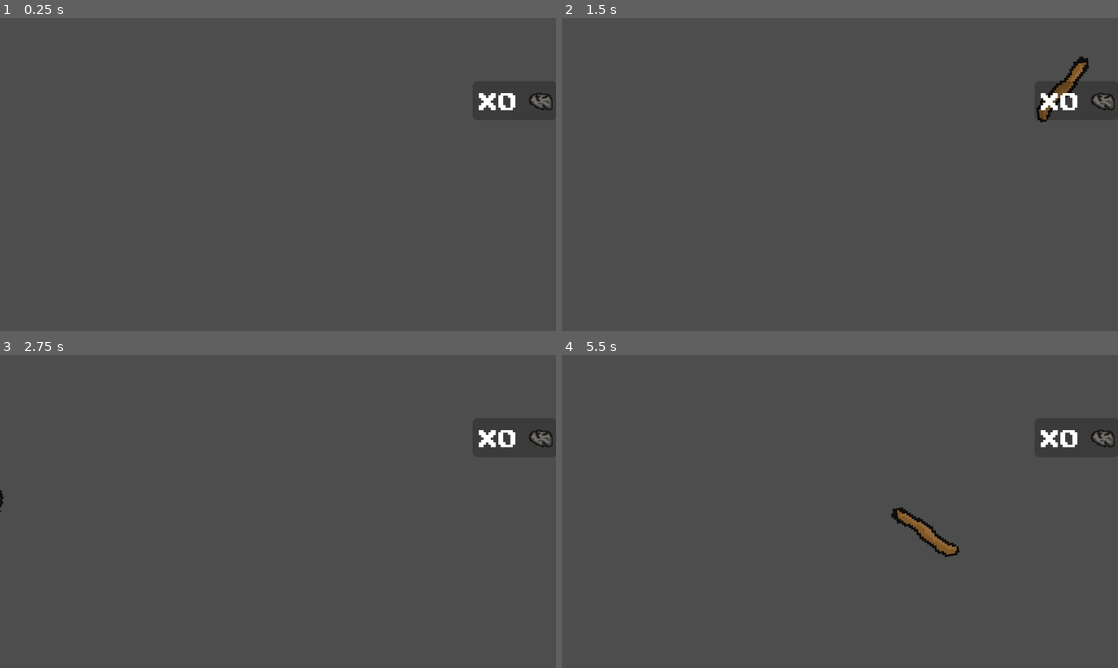
Above: before the commit, frames 1-4 (two rows, left to right).
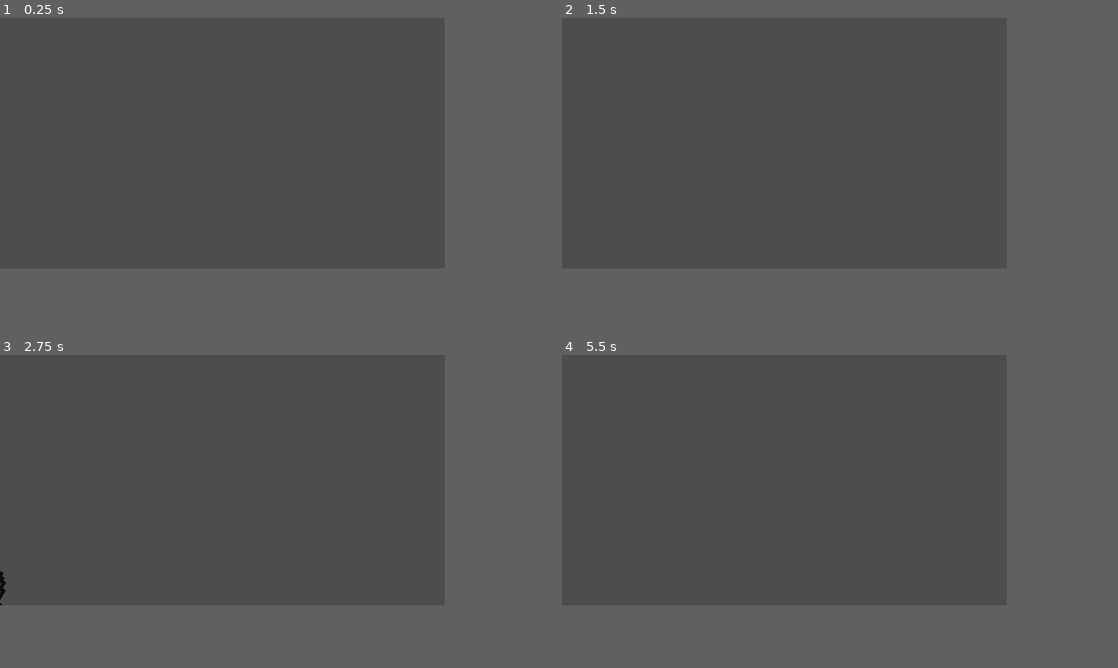
Above: after the commit, the same moments.

Repository: age-of-asparagus/click
Game: Godot game, scene res://sticks_and_stones.tscn
Two runs of this game, one before a commit and one after it. Both use one fixed random seed, a clock stepped at 60 frames per second and the inputs below.
Inputs (mouse positions are in pixels of both pictures, inside the frame that each line leads up to):
- Up to frame 1 (0.25 s): no input
- Up to frame 2 (1.5 s): tap Enter at 0.5 s; move the mouse to (962, 158) at 0.52 s; press the mouse at (962, 158) at 0.53 s; release the mouse at (962, 158) at 1.25 s; click (1062, 89) at 1.27 s
- Up to frame 3 (2.75 s): click (500, 426) at 2.02 s
- Up to frame 4 (5.5 s): move the mouse to (728, 527) at 2.77 s; click (728, 527) at 2.85 s; move the mouse to (895, 442) at 3.52 s; press the mouse at (895, 442) at 3.53 s; tap Space at 4.25 s; move the mouse to (812, 574) at 4.27 s; release the mouse at (812, 574) at 4.28 s; click (812, 574) at 4.35 s; tap Enter at 5 s; move the mouse to (1006, 558) at 5.02 s; press the mouse at (1006, 558) at 5.03 s
The window is 800x450 before the commit and 640x360 after it. Grey fills any space a smaller window leaves; there, only what the larger window draws over its background counts as a difference.

The runs differ from the first frame. In frame 1, 0.4% of the frame differs, in the area x 86-100%, y 23-30%; in frame 2, 0.9%; in frame 3, 0.4%; in frame 4, 1.0%, in the area x 59-100%, y 23-65%.

Commit message:
Screen ratio change to 640:360

Diff:
--- a/Overworld.tscn
+++ b/Overworld.tscn
@@ -23,8 +23,7 @@
 texture_filter = 1
 
 [node name="Character" type="CharacterBody2D" parent="."]
-position = Vector2(452, 352)
-scale = Vector2(2, 2)
+position = Vector2(291, 225)
 collision_mask = 2
 script = ExtResource("2_x20wl")
 
@@ -45,8 +44,7 @@
 shape = SubResource("CircleShape2D_jq2qw")
 
 [node name="BerryBush" type="Sprite2D" parent="."]
-position = Vector2(604, 292)
-scale = Vector2(2, 2)
+position = Vector2(94.5, 165)
 texture = ExtResource("4_3c70p")
 region_enabled = true
 region_rect = Rect2(0, 21.8917, 47.5, 42.1607)
@@ -62,8 +60,7 @@
 shape = SubResource("CircleShape2D_s10l6")
 
 [node name="Tree_1" type="Sprite2D" parent="."]
-position = Vector2(785, 214)
-scale = Vector2(2, 2)
+position = Vector2(275.5, 87)
 texture = SubResource("CompressedTexture2D_2es55")
 metadata/_edit_group_ = true
 
@@ -78,8 +75,7 @@
 shape = SubResource("CircleShape2D_s10l6")
 
 [node name="Tree_2" type="Sprite2D" parent="."]
-position = Vector2(523, 198)
-scale = Vector2(2, 2)
+position = Vector2(140, 47)
 texture = ExtResource("4_emnnw")
 
 [node name="StaticBody2D" type="StaticBody2D" parent="Tree_2"]
@@ -95,6 +91,6 @@
 [node name="Target" parent="." instance=ExtResource("4_s71j7")]
 
 [node name="ClickerObject" parent="." instance=ExtResource("5_a3yow")]
-position = Vector2(1005, 507)
+position = Vector2(335, 150)
 
 [connection signal="area_shape_entered" from="Character/ClickerDetector" to="Character" method="_on_clicker_detector_area_shape_entered"]
--- a/project.godot
+++ b/project.godot
@@ -22,8 +22,8 @@
 
 [display]
 
-window/size/viewport_width=1280
-window/size/viewport_height=720
+window/size/viewport_width=640
+window/size/viewport_height=360
 window/stretch/mode="viewport"
 
 [input]
Not shown: 1 places in Overworld.tscn that only renumber resources
